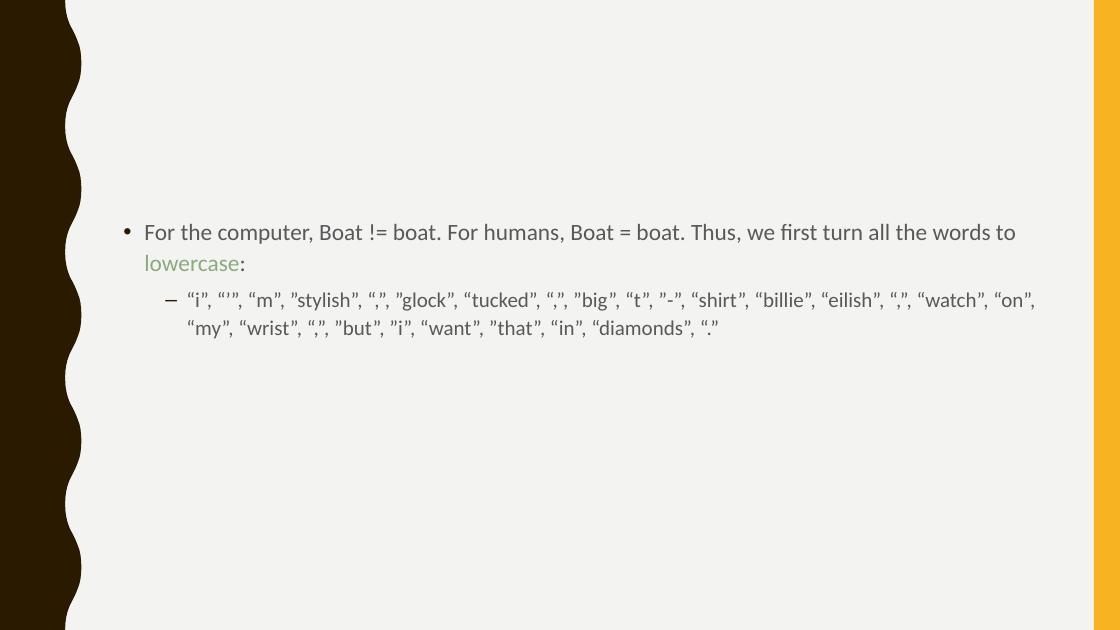
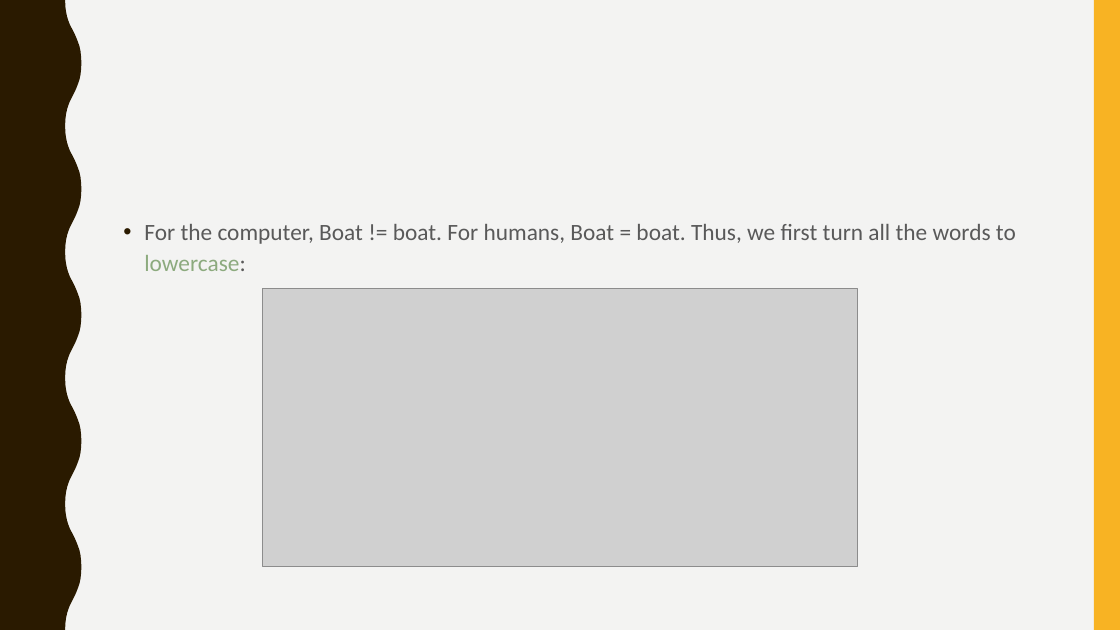
Before and after one commit to svallejovera/cta_updated, a slide deck: slide 14 of slides/3 Tokenization and Word Frequency.pptx (slide 15 before the commit). Drawn at 1120x630 pixels with LibreOffice and Linux fonts; fonts in the diff are those of the drawing; grey boxes stand for pictures. Boxes give left, top, right and bottom in pixels: in the first picture for what was removed or moved away, otherwise in the second. Text is boxed around its words. In the diff, an @@ line names an element or a change of style, - is before the commit and + after.

```diff
--- a/slides/3 Tokenization and Word Frequency.pptx
+++ b/slides/3 Tokenization and Word Frequency.pptx
@@ text at <box>186,292,1035,339</box>: paragraph removed @@
-  – “i”, “’”, “m”, ”stylish”, “,”, ”glock”, “tucked”, “,”, ”big”, “t”, ”-”, “shirt”, “billie”, “eilish”, “,”, “watch”, “on”, “my”, “wrist”, “,”, ”but”, ”i”, “want”, ”that”, “in”, “diamonds”, “.”
@@ picture added at <box>263,288,858,566</box> @@
```
Also in this commit, not shown: 6 other slides changed, 1 slide added, 1 slide removed, 1 other file.
